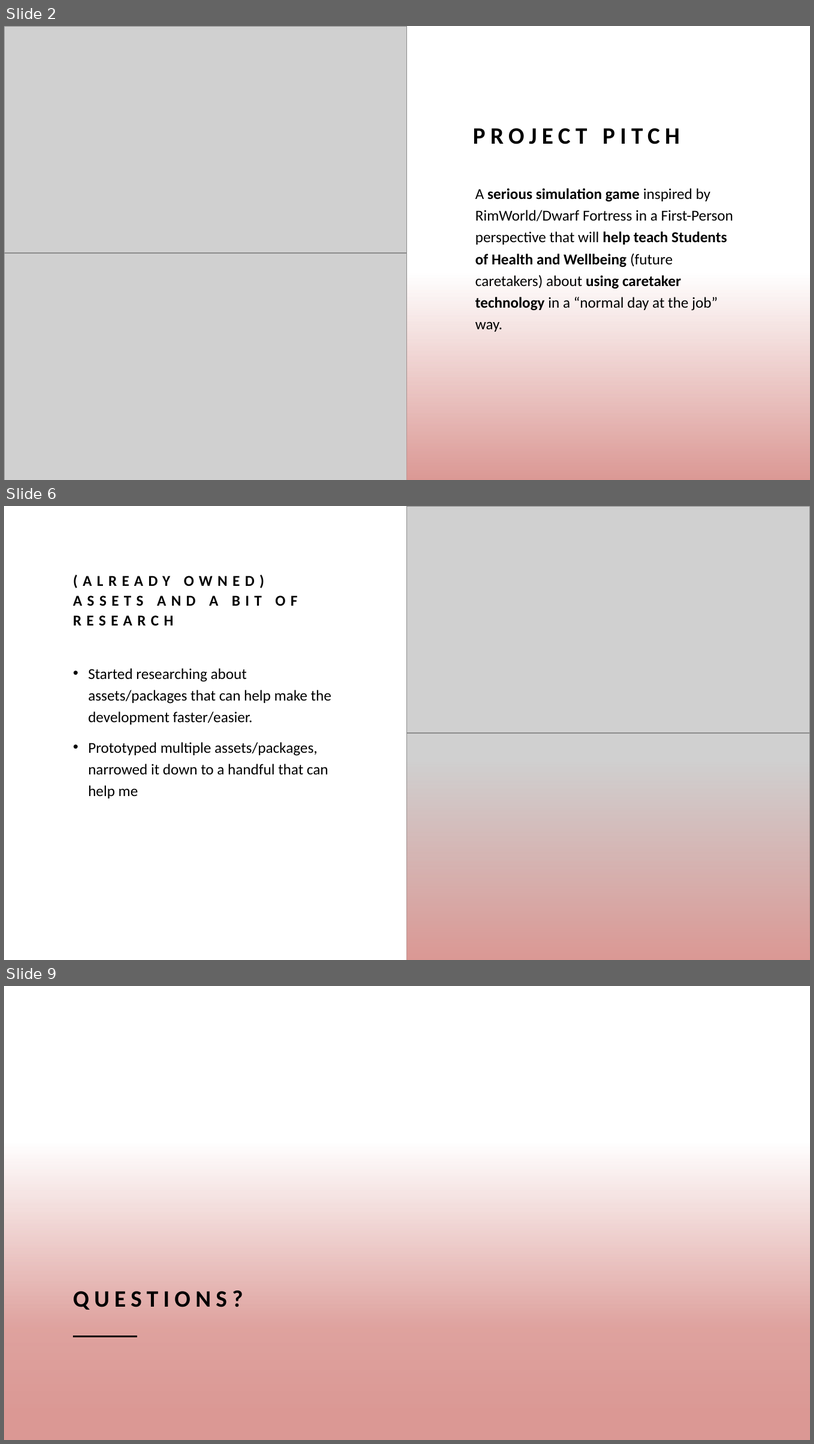
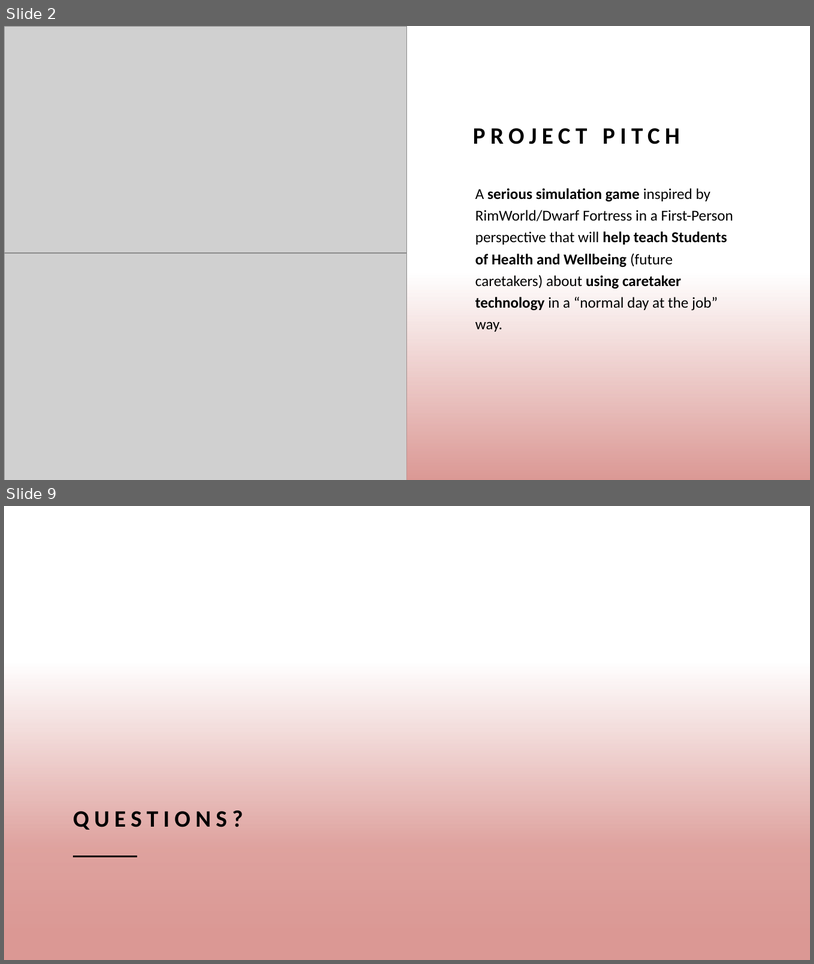
Before and after one commit to Snechar/CaretakerSim, a slide deck: Documents/Pitch.pptx. Shown one above the other, each under a label of ours: slides 2, 6 and 9 before the commit, slides 2 and 9 after it; the slides between them are not shown. The pictures are 814x1444 and 814x964 pixels, drawn with LibreOffice and Linux fonts; fonts in the diff are those of the drawing; grey boxes stand for pictures; background and template pictures are left out. Boxes give left, top, right and bottom in pixels: in the first picture for what was removed or moved away, otherwise in the second. Text is boxed around its words. In the diff, an @@ line names an element or a change of style, - is before the commit and + after.

```diff
--- a/Documents/Pitch.pptx
+++ b/Documents/Pitch.pptx
@@ slide 6 removed at (x1=4, y1=506, x2=810, y2=960), background #FFFFFF; not listed: 1 template element that a slide beside it also shows @@
@@ rectangle removed at (x1=4, y1=506, x2=810, y2=960) @@
@@ picture removed at (x1=408, y1=506, x2=810, y2=733) @@
@@ title removed at (x1=73, y1=574, x2=297, y2=625) @@
-(ALREADY OWNED) ASSETS AND A BIT OF RESEARCH
@@ text removed at (x1=88, y1=668, x2=332, y2=798) @@
-• Started researching about assets/packages that can help make the development faster/easier.
-• Prototyped multiple assets/packages, narrowed it down to a handful that can help me
@@ picture removed at (x1=408, y1=733, x2=810, y2=960) @@
@@ rectangle removed at (x1=408, y1=739, x2=810, y2=960) @@
```
Also in this commit, not shown: 2 slides changed, 5 slides added, 4 other slides removed.
